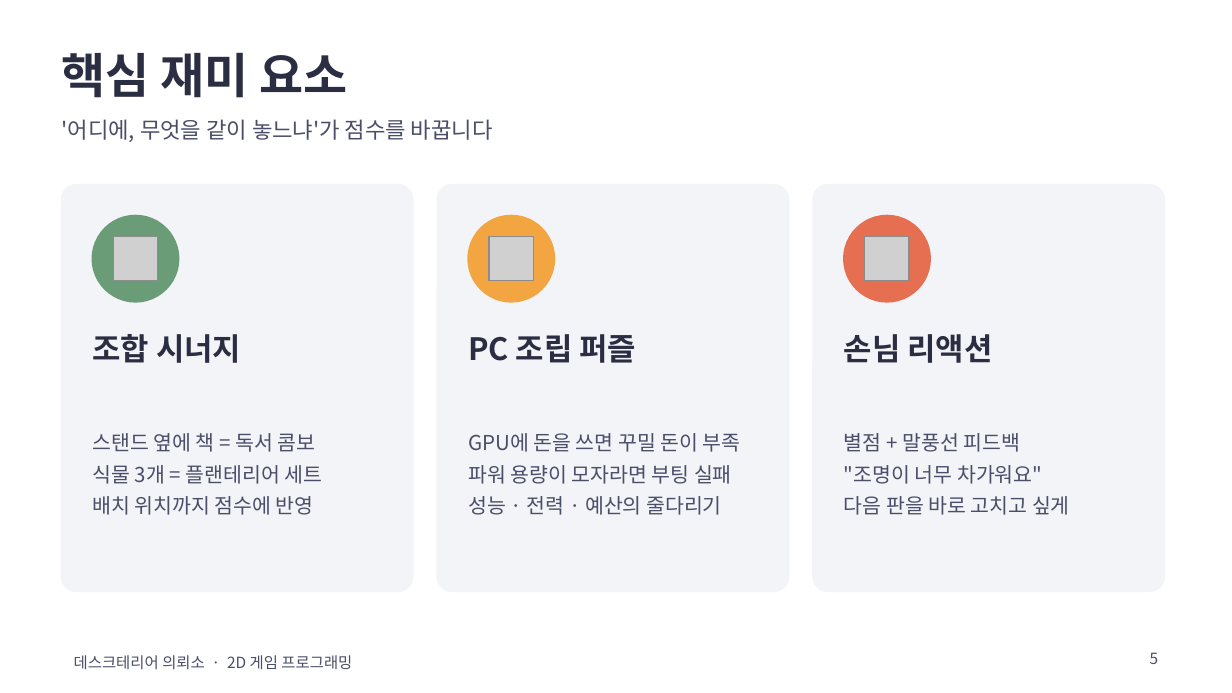
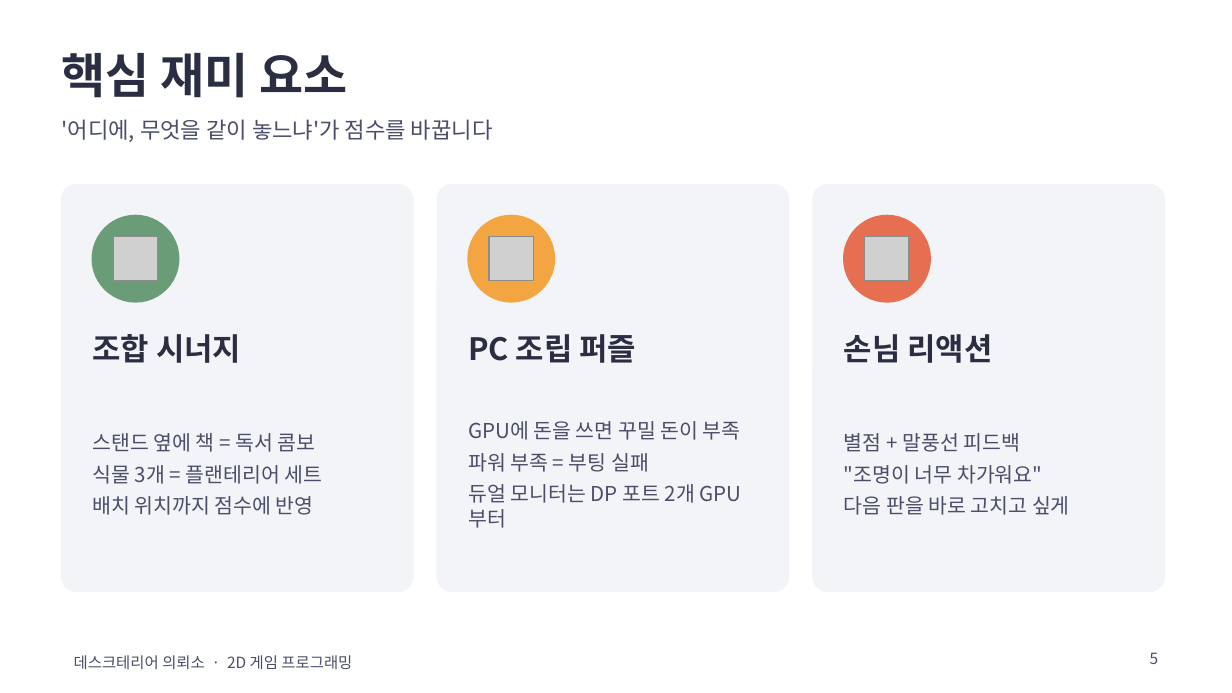
Before and after one commit to gladinoo/2DGAMEPROJECT, a slide deck: slide 5 of docs/데스크테리어의뢰소_발표.pptx. Drawn at 1232x693 pixels with LibreOffice and Linux fonts; fonts in the diff are those of the drawing; grey boxes stand for pictures. Boxes give left, top, right and bottom in pixels: in the first picture for what was removed or moved away, otherwise in the second. Text is boxed around its words. In the diff, an @@ line names an element or a change of style, - is before the commit and + after.

```diff
--- a/docs/데스크테리어의뢰소_발표.pptx
+++ b/docs/데스크테리어의뢰소_발표.pptx
@@ text at [468,453,695,503]: text changed @@
-파워 용량이 모자라면 부팅 실패
-성능 · 전력 · 예산의 줄다리기
+파워 부족 = 부팅 실패
+듀얼 모니터는 DP 포트 2개 GPU부터
```
Also in this commit, not shown: 2 other slides changed, 1 other file.
